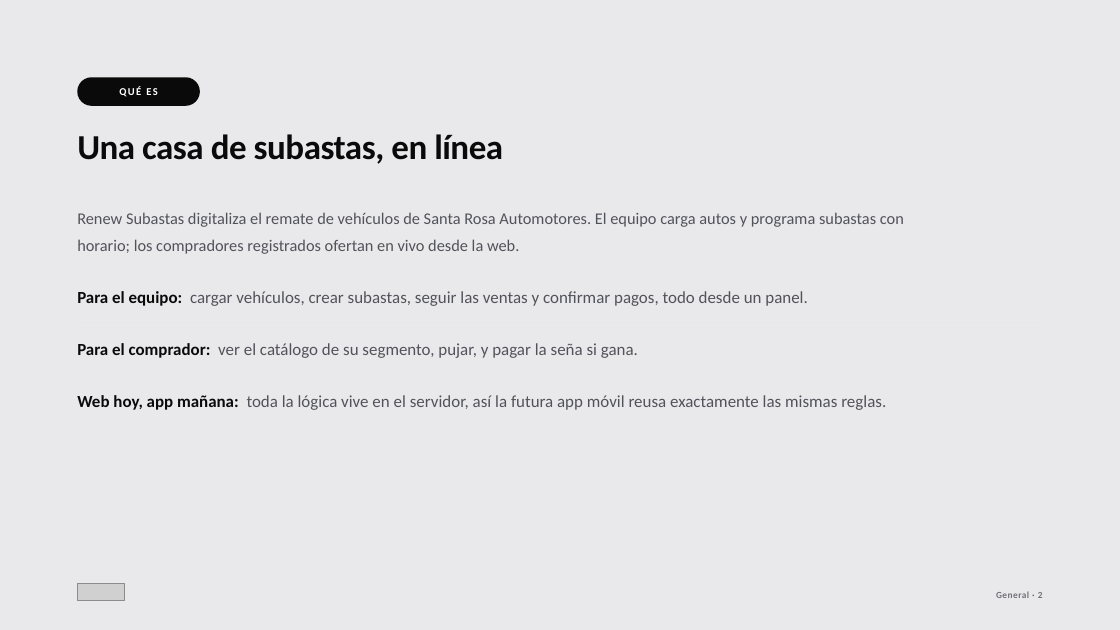
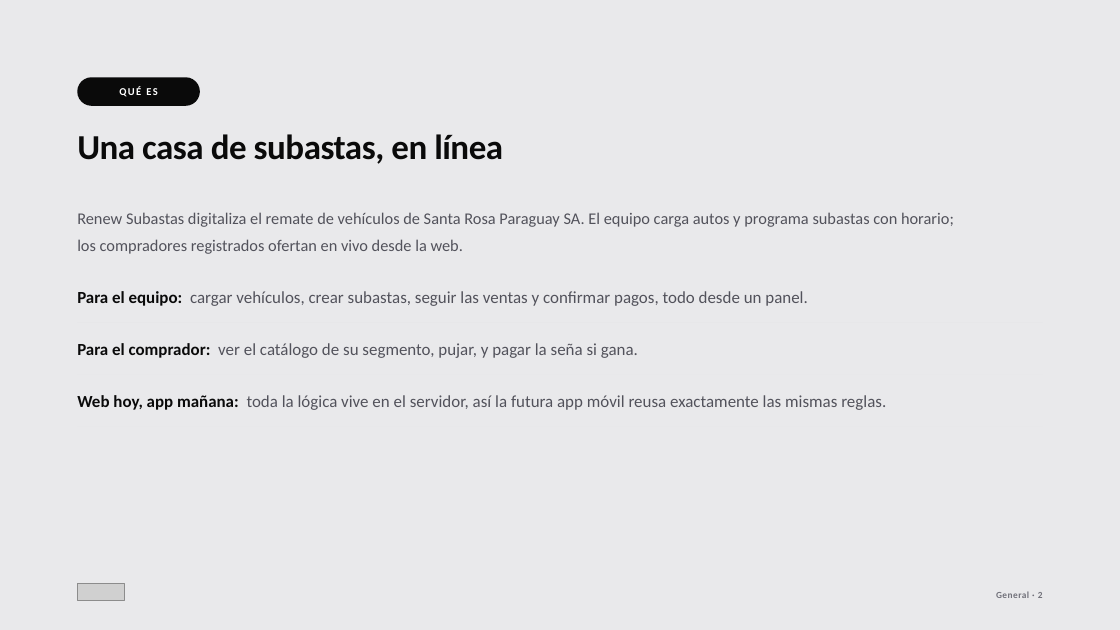
Before and after one commit to croman-coder/RenewSubastas, a slide deck: slide 3 of docs/onboarding/pptx/01-general.pptx. Drawn at 1120x630 pixels with LibreOffice and Linux fonts; fonts in the diff are those of the drawing; grey boxes stand for pictures. Boxes give left, top, right and bottom in pixels: in the first picture for what was removed or moved away, otherwise in the second. Text is boxed around its words. In the diff, an @@ line names an element or a change of style, - is before the commit and + after.

```diff
--- a/docs/onboarding/pptx/01-general.pptx
+++ b/docs/onboarding/pptx/01-general.pptx
@@ text at (x1=77, y1=212, x2=954, y2=254): text changed @@
-Renew Subastas digitaliza el remate de vehículos de Santa Rosa Automotores. El equipo carga autos y programa subastas con horario; los compradores registrados ofertan en vivo desde la web.
+Renew Subastas digitaliza el remate de vehículos de Santa Rosa Paraguay SA. El equipo carga autos y programa subastas con horario; los compradores registrados ofertan en vivo desde la web.
```
Also in this commit, not shown: 2 other slides changed, 22 other files.
